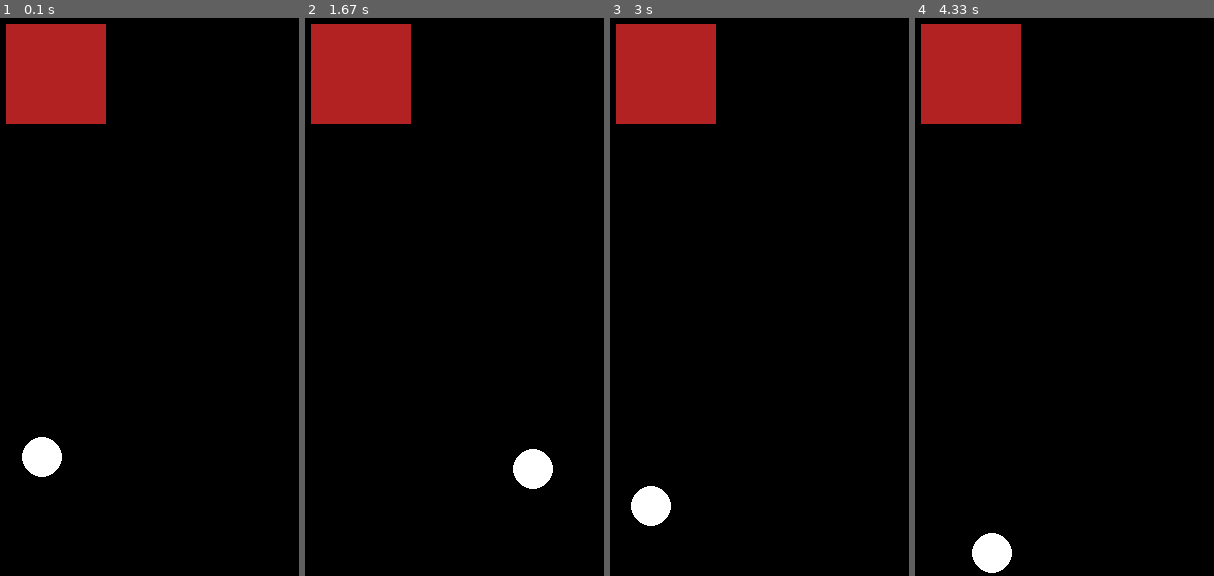
Above: before the commit, frames 1-4 (left to right).
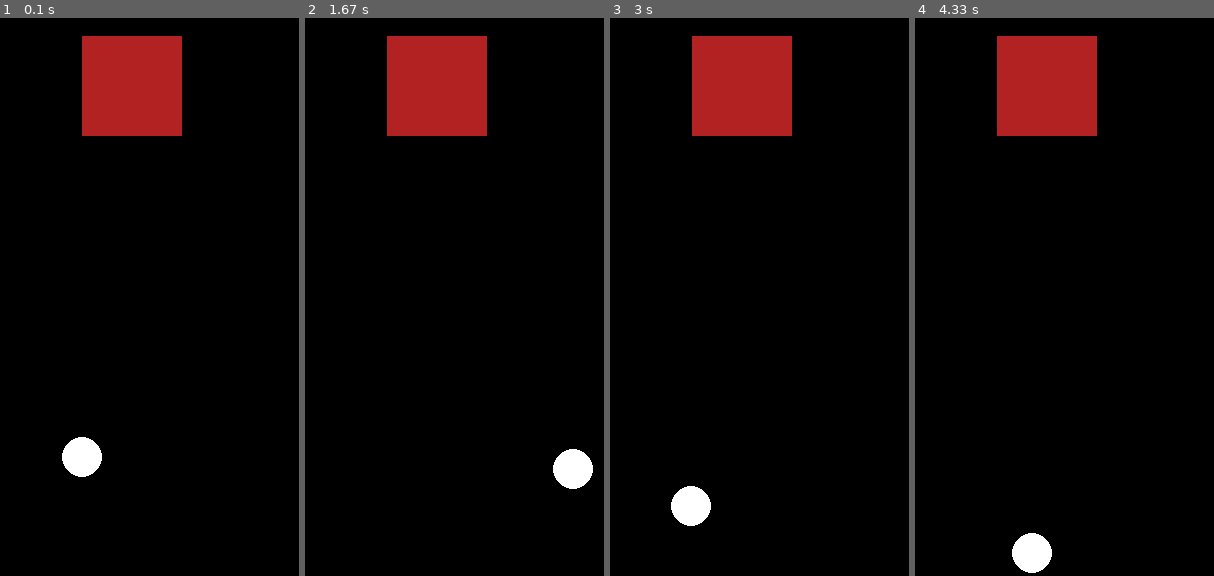
Above: after the commit, the same moments.

Repository: samhmcg5/pygame_testing
Game: pygame game, started from gravity.py
Same seed, same stepped clock (60 frames per second), same inputs: the game is played once before the commit and once after it.
Inputs:
- Up to frame 1 (0.1 s): no input
- Up to frame 2 (1.67 s): hold Right 0.33-0.8 s; hold Up 0.83-1.13 s; hold Right 1.17-1.63 s
- Up to frame 3 (3 s): hold Left 1.67-2.2 s; hold Left 2.23-2.63 s; hold Up from 2.67 s (still down)
- Up to frame 4 (4.33 s): release Up at 3.03 s; hold Right 3.07-3.7 s; hold Left 3.73-4.2 s; hold Right from 4.23 s (still down)

The runs differ from the first frame. In frame 1, 11% of the frame differs, in the area x 2-61%, y 1-83%; in frame 2, 11%; in frame 3, 11%; in frame 4, 11%.

Commit message:
collision

Diff:
--- a/gravity.py
+++ b/gravity.py
@@ -21,6 +21,7 @@
 gameDisplay = pygame.display.set_mode((width, height))
 screen = pygame.display.set_mode(size)
 clock = pygame.time.Clock()
+font = pygame.font.Font('freesansbold.ttf', 12)
 
 
 def kinematic(vel, acc):
@@ -28,17 +29,28 @@
     vel += acc*delta_t
     return change, vel
 
+def showText(x, y, text):
+    text = font.render(text, True, white)
+    text_rect = text.get_rect()
+    text_rect.center = (x, y)
+    gameDisplay.blit(text, text_rect)
+
 class Goal():
     def __init__(self, x, y, rad, color):
         self.x = int(x)
         self.y = int(y)
         self.rad = rad
         self.color = color
+        self.rect = pygame.Rect(self.x, self.y, self.rad, self.rad)
 
     def draw(self):
-        x = int(self.x)
-        y = int(self.y)
-        pygame.draw.rect(gameDisplay, self.color, (x, y, self.rad, self.rad))
+        pygame.draw.rect(gameDisplay, self.color, self.rect)
+
+    def collides(self, shape):
+        if self.rect.colliderect(shape):
+            return True
+        else:
+            return False
 
 class Ball():
     def __init__(self, x, y, rad, color):
@@ -53,11 +65,17 @@
         self.x_acc = 0
         self.y_acc = 200
         self.x_dir = 0
+        self.rect = pygame.Rect(self.x, self.y, 2*self.rad, 2*self.rad)
 
     def draw(self):
         x = int(self.x)
         y = int(self.y)
-        pygame.draw.circle(gameDisplay, self.color, (x, y), self.rad)
+        self.rect = pygame.draw.circle(gameDisplay, self.color, (x, y), self.rad)
+        # self.rect.move_ip(x,y)
+        # pygame.draw.ellipse(gameDisplay, self.color, self.rect)
+
+    def get_rect(self):
+        return self.rect
 
     def size(self):
         return self.rad
@@ -110,10 +128,10 @@
 ###     GAME LOOP   ###
 #######################
 def game_loop(agent=None):
-    x = int(width * 0.45)
+    x = int(width * 0.5)
     y = int(height * 0.8)
 
-    goal = Goal(0.9*x ,0.1*y, 100, red)
+    goal = Goal(0.5*width ,0.1*height, 100, red)
 
     ball = Ball(x, y, 20, white)
 
@@ -155,6 +173,9 @@
         goal.draw()
         ball.draw()
 
+        if goal.collides(ball.get_rect()):
+            showText(0.1*width, 0.1*height, "collision")
+
         pygame.display.update()
         clock.tick(60)
 
